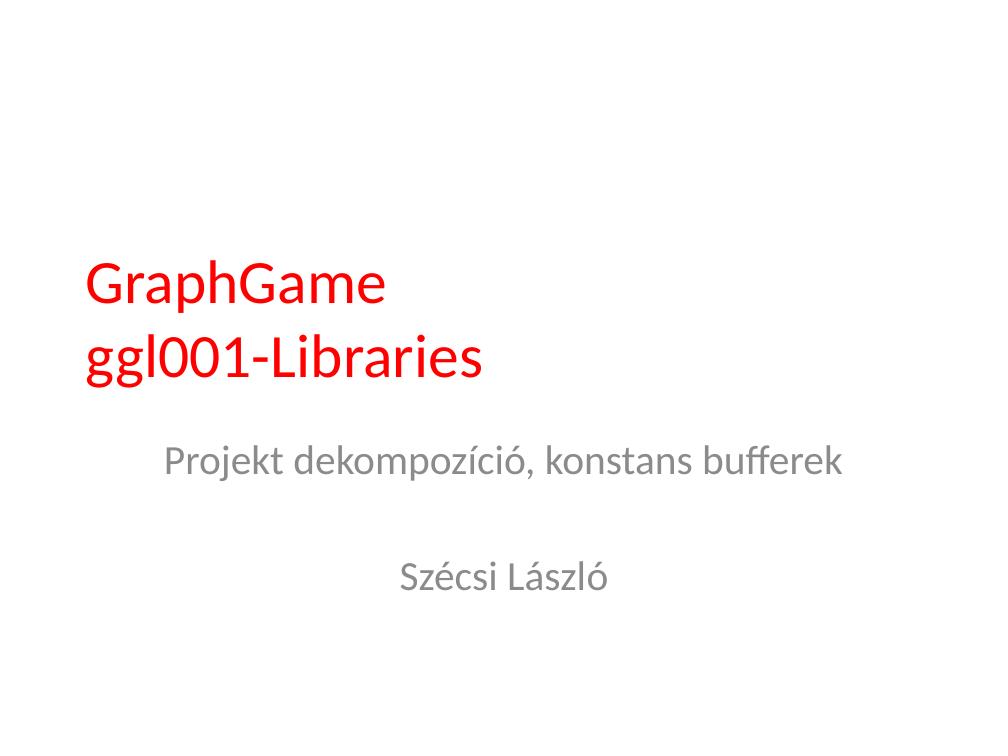
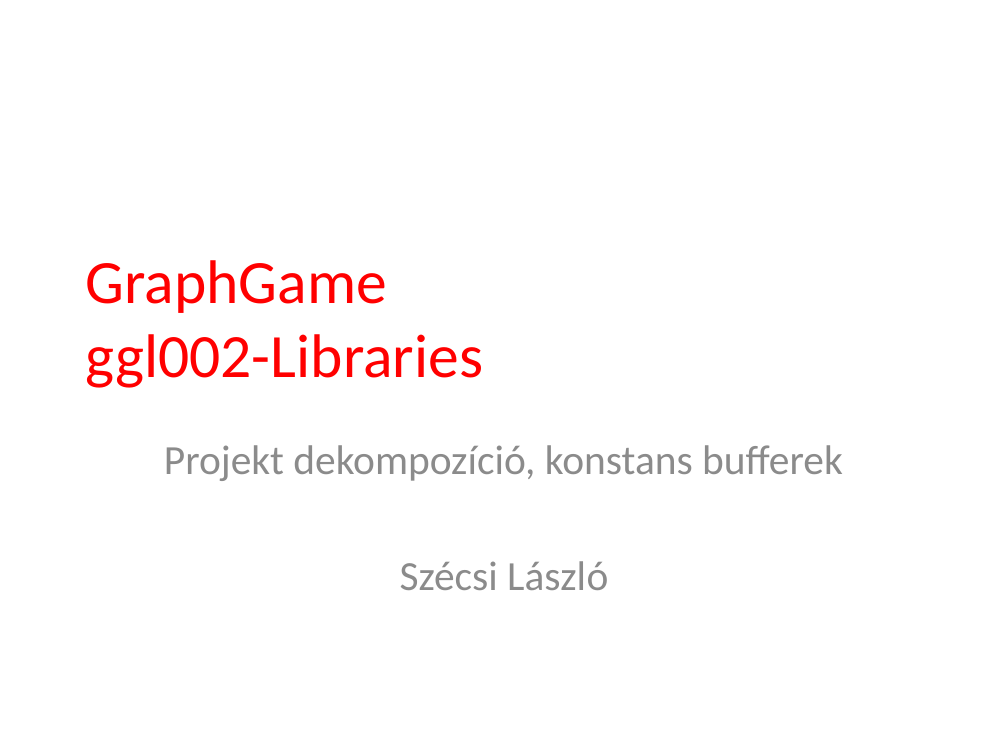
Before and after one commit to tyekx/dx12, a slide deck: slide 1 of Slides/ggl002-Libraries.pptx. Drawn at 1008x756 pixels with LibreOffice and Linux fonts; fonts in the diff are those of the drawing; background and template pictures are left out. Boxes give left, top, right and bottom in pixels: in the first picture for what was removed or moved away, otherwise in the second. Text is boxed around its words. In the diff, an @@ line names an element or a change of style, - is before the commit and + after.

```diff
--- a/Slides/ggl002-Libraries.pptx
+++ b/Slides/ggl002-Libraries.pptx
@@ title at [86, 260, 483, 388]: text changed @@
-GraphGame
-ggl001-Libraries
+GraphGame
+ggl002-Libraries
```
Also in this commit, not shown: 7 other slides changed, 7 other files.
